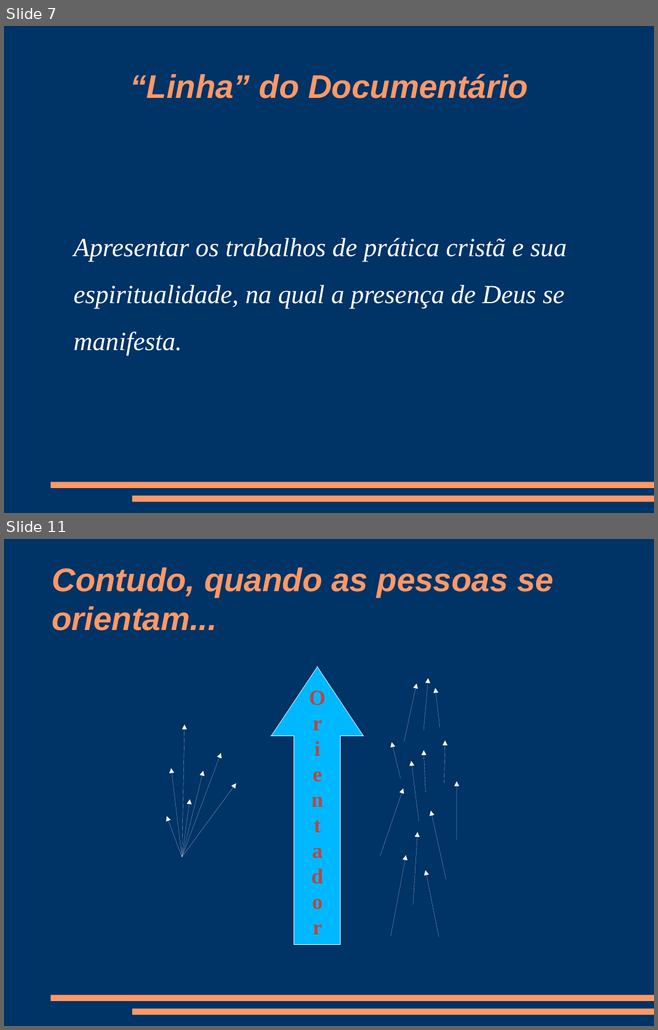
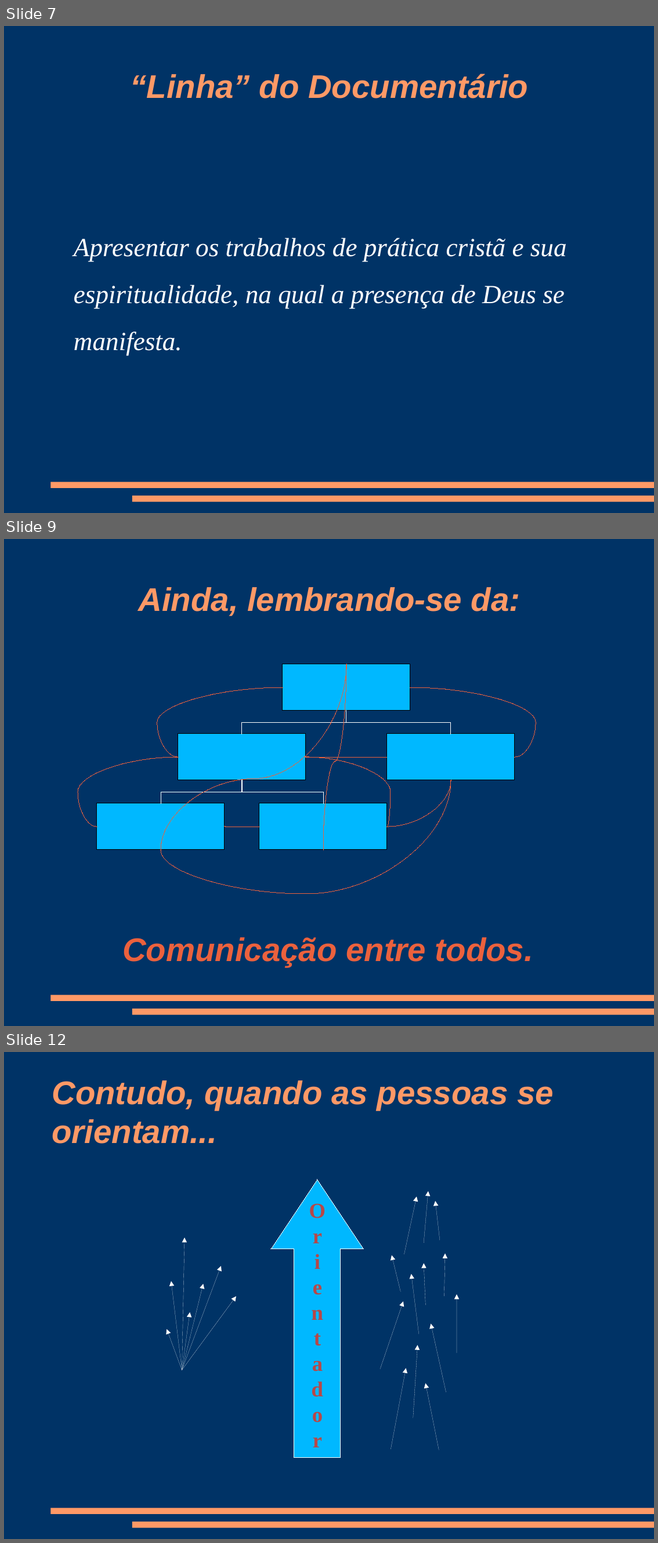
Before and after one commit to mptrv/docpcrista, a slide deck: docpcrista-orientacoes_da_dinamica.odp. Shown one above the other, each under a label of ours: slides 7 and 11 before the commit, slides 7, 9 and 12 after it; the slides between them are not shown. The pictures are 658x1030 and 658x1543 pixels, drawn with LibreOffice and Linux fonts; fonts in the diff are those of the drawing. Boxes give left, top, right and bottom in pixels: in the first picture for what was removed or moved away, otherwise in the second. Text is boxed around its words. In the diff, an @@ line names an element or a change of style, - is before the commit and + after.

```diff
--- a/docpcrista-orientacoes_da_dinamica.odp
+++ b/docpcrista-orientacoes_da_dinamica.odp
@@ slide 9 added at box(4, 539, 654, 1026), background #003366; not listed: 2 template elements that a slide beside it also shows @@
@@ title added at box(139, 587, 520, 616), 40 pt, text #FF9966, bold, italic @@
+Ainda, lembrando-se da:
@@ group added at box(78, 664, 536, 894): 10 curved lines, 5 rectangles, 4 elbow lines @@
@@ title added at box(122, 937, 533, 967), 40 pt, text #EB613D, bold, italic @@
+Comunicação entre todos.
@@ what was slide 11 is now slide 12 @@
```
Also in this commit, not shown: 13 slides changed, 15 other slides added, 1 slide removed, 1 other file.
